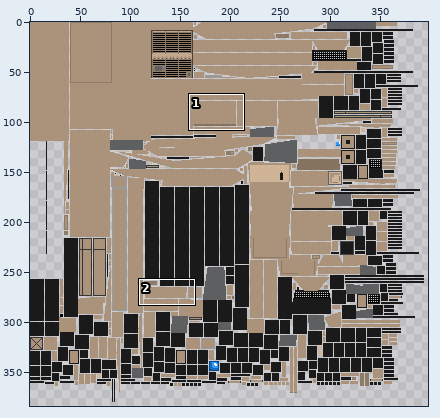
One commit to this sprite sheet: doodle tank Resources/textures/entity/centurion_action_x/default.png. Above, an overview of the earlier version with the close-up marked.
Close-up. Before the edit:
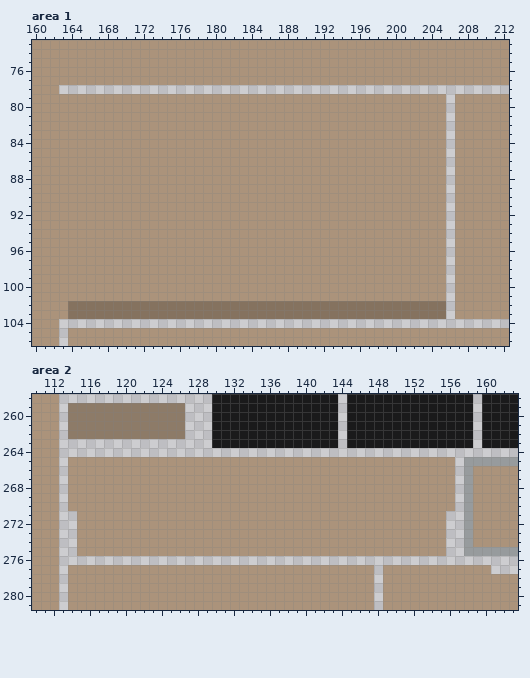
The file is 512x512 pixels. Colours within 5 levels of each other are drawn and written as one. Shown: area 1: x 160..212, y 73..106; area 2: x 110..163, y 258..281. The wide view leaves out empty margins.
New version:
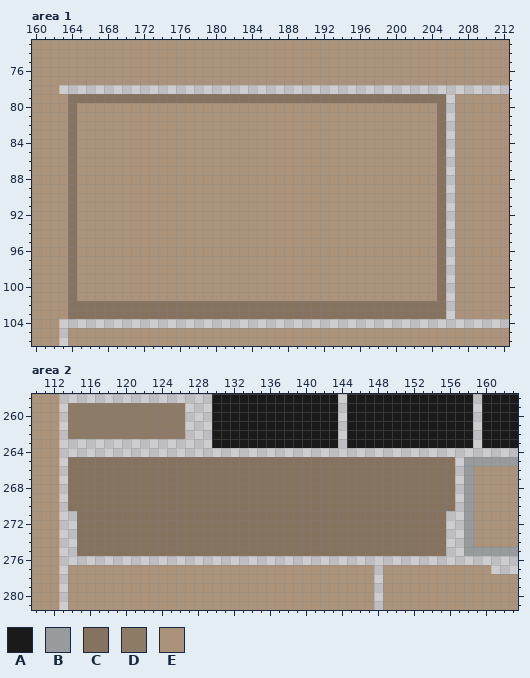
Palette (. is transparent): A #1a1a1b  B #979b9d  C #85725f  D #8d7b68  E #ab937b
The edit:
Area 1:
The author changed colour E to colour C in row 79 at x 164 to 205; in rows 80 to 101 at x 164 and 205.
Area 2:
The author changed colour E to colour C in rows 265 to 270 at x 114 to 156; in rows 271 to 275 at x 115 to 155.
Pixel boxes of the changes (left, top, right, bottom) in both close-ups:
changed: (68, 94, 446, 301)
changed: (68, 457, 455, 556)
